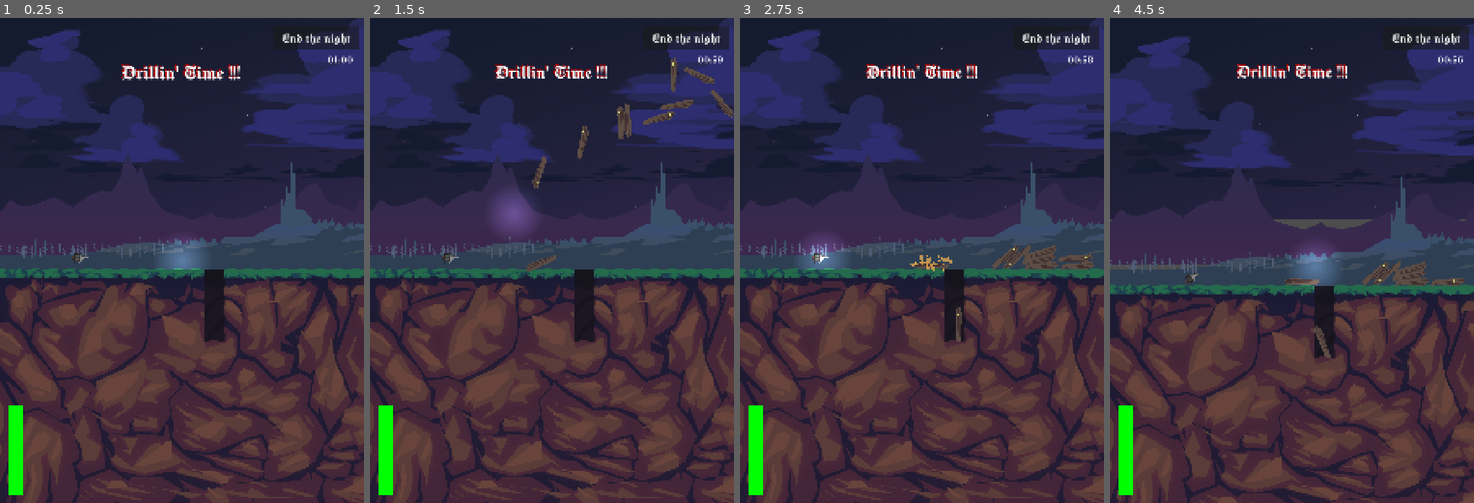
Above: before the commit, frames 1-4 (left to right).
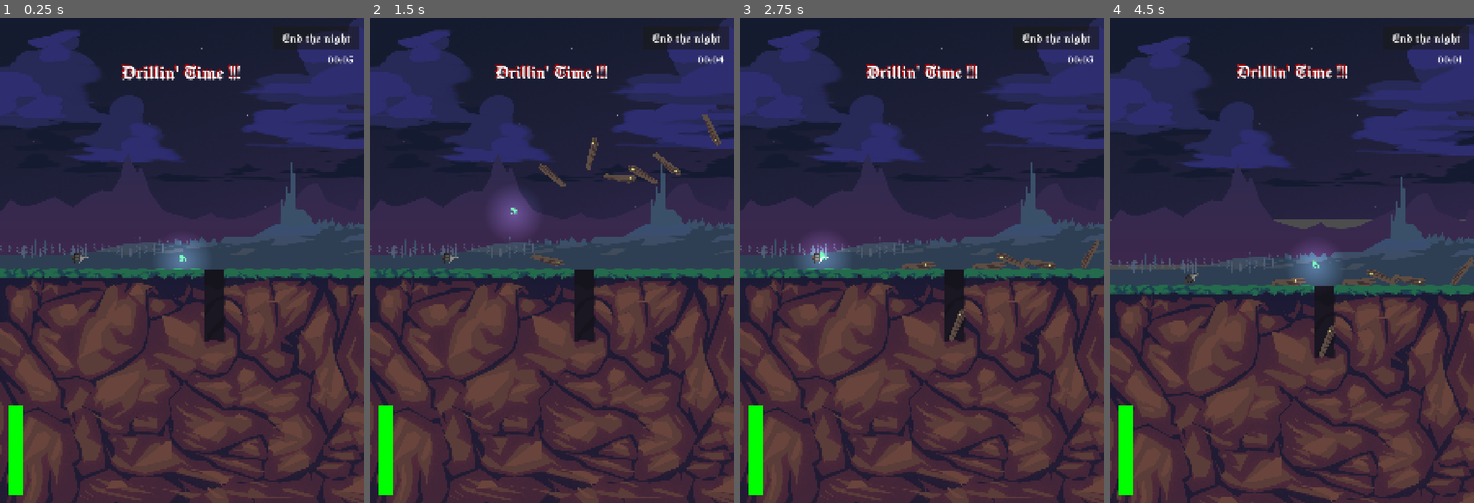
Above: after the commit, the same moments.

Repository: alelouis/ludumdare-57-les5ddp
Game: Godot game, scene res://scenes/test/tilemap_test_scene/tilemap_test.tscn
Same seed, same stepped clock (60 frames per second), same inputs: the game is played once before the commit and once after it. The engine's default icon, where the game draws it, is replaced by a stand-in: a white triangle on a blue panel in a dark square.
Inputs (mouse positions are in pixels of both pictures, inside the frame that each line leads up to):
- Up to frame 1 (0.25 s): no input
- Up to frame 2 (1.5 s): click "End the night" at 0.5 s; tap Enter at 1.25 s; drag from (544, 192) to (453, 255) at 1.27 s
- Up to frame 3 (2.75 s): drag from (954, 304) to (823, 255) at 2.02 s
- Up to frame 4 (4.5 s): move the mouse to (1408, 260) at 2.77 s; hold D 2.78-3.5 s; tap R at 2.85 s; click (1408, 260) at 2.92 s; drag from (1412, 250) to (1182, 187) at 3.52 s; drag from (1375, 265) to (1193, 265) at 4.27 s

The runs differ from the first frame. In frame 1, less than 0.1% of the frame differs, in the area x 49-97%, y 7-51%; in frame 2, 1.8%, in the area x 38-100%, y 7-53%; in frame 3, 1.1%; in frame 4, 1.1%.

Commit message:
Add frog cursor & remake pickable logic

Diff:
--- a/project.godot
+++ b/project.godot
@@ -15,6 +15,11 @@
 config/features=PackedStringArray("4.4", "Forward Plus")
 config/icon="res://icon.svg"
 
+[autoload]
+
+Cursor="*res://scenes/cursor.tscn"
+Phase="*res://scenes/phase.tscn"
+
 [display]
 
 window/size/viewport_width=1620
--- a/scenes/coffin.tscn
+++ b/scenes/coffin.tscn
@@ -1,10 +1,11 @@
-[gd_scene load_steps=9 format=3 uid="uid://cw63fxynmbqj0"]
+[gd_scene load_steps=10 format=3 uid="uid://cw63fxynmbqj0"]
 
 [ext_resource type="Script" uid="uid://cbvaewvc32hgm" path="res://scripts/coffin_physics.gd" id="1_fe18d"]
 [ext_resource type="Script" uid="uid://dhgq0oaw30hwr" path="res://scripts/coffin_data.gd" id="1_o11qi"]
 [ext_resource type="Script" uid="uid://soih78c6e2jf" path="res://scripts/coffin_interaction.gd" id="3_oylmm"]
 [ext_resource type="Texture2D" uid="uid://wh2l82kjqggy" path="res://assets/sprites/coffin.png" id="3_xuegr"]
-[ext_resource type="Script" path="res://scripts/coffin_display.gd" id="4_oghpg"]
+[ext_resource type="Script" uid="uid://fpsyxtmtmuri" path="res://scripts/coffin_display.gd" id="4_oghpg"]
+[ext_resource type="Texture2D" uid="uid://b60i28pbbaxwv" path="res://assets/sprites/main.png" id="6_pw2as"]
 
 [sub_resource type="PhysicsMaterial" id="PhysicsMaterial_oghpg"]
 friction = 0.15
@@ -24,6 +25,7 @@
 [node name="RigidBody2D" type="RigidBody2D" parent="."]
 collision_layer = 8
 collision_mask = 9
+input_pickable = true
 physics_material_override = SubResource("PhysicsMaterial_oghpg")
 can_sleep = false
 script = ExtResource("1_fe18d")
@@ -36,6 +38,13 @@
 scale = Vector2(0.5, 0.5)
 texture = ExtResource("3_xuegr")
 script = ExtResource("4_oghpg")
+
+[node name="Hand" type="Sprite2D" parent="RigidBody2D"]
+position = Vector2(-6, 10)
+scale = Vector2(0.8, 0.8)
+texture = ExtResource("6_pw2as")
+offset = Vector2(8.09, 15.27)
+flip_h = true
 
 [node name="CPUParticles2D" type="CPUParticles2D" parent="."]
 emitting = false
--- /dev/null
+++ b/scenes/cursor.gd
@@ -0,0 +1,34 @@
+extends Node2D
+
+@onready var cursor_sprite = load("res://assets/sprites/cursor.png")
+@onready var hand_sprite = load("res://assets/sprites/main.png")
+
+# Called when the node enters the scene tree for the first time.
+func _ready():
+
+	Input.set_mouse_mode(Input.MOUSE_MODE_HIDDEN)
+	set_cursor_sprite("hand")
+
+func set_cursor_sprite(string):
+	var sprite = null
+	var offset = Vector2(0, 0)
+	if string == "hand":
+		sprite = hand_sprite
+		scale = Vector2(-2, 2)
+		rotation = 0
+		offset = Vector2(0, -15)
+
+	if string == "cursor":
+		sprite = cursor_sprite
+		scale = Vector2(1, 1)
+		offset = Vector2(-50, -15)
+
+	# Set the Sprite2D child's texture
+	var sprite2d = $Sprite2D
+	if sprite2d and sprite:
+		sprite2d.texture = sprite
+		sprite2d.offset = offset
+
+# Called every frame. 'delta' is the elapsed time since the previous frame.
+func _process(delta):
+	global_position = get_global_mouse_position()
--- /dev/null
+++ b/scenes/cursor.tscn
@@ -0,0 +1,13 @@
+[gd_scene load_steps=3 format=3 uid="uid://k82r4l3adc6n"]
+
+[ext_resource type="Script" uid="uid://n23ast0nacje" path="res://scenes/cursor.gd" id="1_s0nli"]
+[ext_resource type="Texture2D" uid="uid://b60i28pbbaxwv" path="res://assets/sprites/main.png" id="2_s0nli"]
+
+[node name="Cursor" type="Node2D"]
+script = ExtResource("1_s0nli")
+
+[node name="Sprite2D" type="Sprite2D" parent="."]
+z_index = 100
+position = Vector2(-1, 1)
+scale = Vector2(0.4, 0.4)
+texture = ExtResource("2_s0nli")
--- /dev/null
+++ b/scenes/phase.gd
@@ -0,0 +1,23 @@
+extends Node2D
+
+var phases = ["drill", "coffin"]
+var current_phase = null
+signal phase_changed(new_phase)
+
+# Called when the node enters the scene tree for the first time.
+func _ready():
+	current_phase = phases[0]
+	print("current phase: ", current_phase)
+	phase_changed.emit(current_phase)
+
+
+# Called every frame. 'delta' is the elapsed time since the previous frame.
+func _process(delta):
+	pass
+
+
+func next_phase():
+	print("next phase")
+	current_phase = phases[(phases.find(current_phase) + 1) % phases.size()]
+	print("current phase: ", current_phase)
+	phase_changed.emit(current_phase)
--- /dev/null
+++ b/scenes/phase.tscn
@@ -0,0 +1,6 @@
+[gd_scene load_steps=2 format=3 uid="uid://cdgfgs001mgbx"]
+
+[ext_resource type="Script" uid="uid://cn4bfd8fecxvm" path="res://scenes/phase.gd" id="1_blum4"]
+
+[node name="Phase" type="Node2D"]
+script = ExtResource("1_blum4")
--- a/scenes/test/tilemap_test_scene/tilemap_test.tscn
+++ b/scenes/test/tilemap_test_scene/tilemap_test.tscn
@@ -101,6 +101,7 @@
 right_bound = 1620.0
 top_bound = -1500.0
 bottom_bound = -1200.0
+spawn_count = 7
 min_angular_velocity = -10.0
 max_angular_velocity = 10.0
 
--- /dev/null
+++ b/scenes/test_scene.gd
@@ -0,0 +1,15 @@
+extends Node2D
+
+@onready var coffin_generator = $CoffinSpawner
+
+# Called when the node enters the scene tree for the first time.
+func _ready():
+	get_tree().create_timer(2.0).timeout.connect(func(): _pickable_coffins())
+
+func _pickable_coffins():
+	coffin_generator.set_pickable_coffins(true)
+
+
+# Called every frame. 'delta' is the elapsed time since the previous frame.
+func _process(delta):
+	pass
--- a/scenes/test_scene.tscn
+++ b/scenes/test_scene.tscn
@@ -1,11 +1,13 @@
-[gd_scene load_steps=3 format=3 uid="uid://5wcq21rkrnk6"]
+[gd_scene load_steps=4 format=3 uid="uid://5wcq21rkrnk6"]
 
 [ext_resource type="PackedScene" uid="uid://cocx0yos7sbyp" path="res://scenes/coffin_spawner.tscn" id="1_g7g4h"]
+[ext_resource type="Script" uid="uid://06le3r7lkc0x" path="res://scenes/test_scene.gd" id="1_j8ivh"]
 
 [sub_resource type="RectangleShape2D" id="RectangleShape2D_g7g4h"]
 size = Vector2(1952, 20)
 
 [node name="TestScene" type="Node2D"]
+script = ExtResource("1_j8ivh")
 
 [node name="CoffinSpawner" parent="." instance=ExtResource("1_g7g4h")]
 left_bound = 0.0
--- a/scenes/timerLabel.gd
+++ b/scenes/timerLabel.gd
@@ -1,6 +1,6 @@
 extends Label
 
-@export var start_time: float = 61.0  # start from 60 seconds
+@export var start_time: float = 6.0  # start from 60 seconds
 @export var count_down: bool = true   # set to false to count up
 @onready var end_button := $"../Button"  # adjust path if needed
 @onready var text_label = $"../RichTextLabel"
@@ -37,6 +37,7 @@
 	text = ""
 	text_label.show_text("The Night is Over !!!")
 	text_label_shadow.show_text("The Night is Over !!!")
+	Phase.next_phase()
 
 func _on_end_pressed():
 	time_left = 0.0
--- a/scripts/coffin_display.gd
+++ b/scripts/coffin_display.gd
@@ -192,7 +192,6 @@
 
 # Public method that can be called from outside to set hover state
 func set_hover(hovered):
-	print("set_hover: ", hovered)
 	if hovered != is_hovered:
 		if hovered:
 			start()
--- a/scripts/coffin_interaction.gd
+++ b/scripts/coffin_interaction.gd
@@ -152,40 +152,41 @@
 		# Make sure tooltip doesn't go off the top of the screen
 
 func _on_mouse_entered():
-	print("collision shape")
 	# Visual feedback
-	if rigidbody:
-		rigidbody.modulate = Color(1.2, 1.2, 1.2)  # Slightly brighter
+	if Phase.current_phase == "coffin":
+		if rigidbody:
+			rigidbody.modulate = Color(1.2, 1.2, 1.2)  # Slightly brighter
 
-	# Activate hover effect on display component
-	if display_component:
-		display_component.set_hover(true)
+		# Activate hover effect on display component
+		if display_component:
+			display_component.set_hover(true)
 
-	# Show tooltip if data is available
-	if coffin_data and tooltip_node:
-		# Get the full text to display
-		var title = coffin_data.get_full_name()
-		var detailed_text = coffin_data.get_detailed_text()
+		# Show tooltip if data is available
+		if coffin_data and tooltip_node:
+			# Get the full text to display
+			var title = coffin_data.get_full_name()
+			var detailed_text = coffin_data.get_detailed_text()
 
-		# Set tooltip text
-		tooltip_node.text = detailed_text
+			# Set tooltip text
+			tooltip_node.text = detailed_text
 
-		# Adjust tooltip size based on number of people
-		var num_people = coffin_data.people.size()
-		tooltip_node.size = Vector2(450, 25 + (num_people * 20))  # Wider tooltip
+			# Adjust tooltip size based on number of people
+			var num_people = coffin_data.people.size()
+			tooltip_node.size = Vector2(450, 25 + (num_people * 20))  # Wider tooltip
 
-		# Show the tooltip
-		tooltip_node.show()
+			# Show the tooltip
+			tooltip_node.show()
 
 func _on_mouse_exited():
 	# Reset visual feedback
-	if rigidbody:
-		rigidbody.modulate = Color(1, 1, 1)  # Normal color
+	if Phase.current_phase == "coffin":
+		if rigidbody:
+			rigidbody.modulate = Color(1, 1, 1)  # Normal color
 
-	if rigidbody:
-		if not rigidbody.dragging:
-			display_component.set_hover(false)
+		if rigidbody:
+			if not rigidbody.dragging:
+				display_component.set_hover(false)
 
-	# Hide tooltip
-	if tooltip_node:
-		tooltip_node.hide()
+		# Hide tooltip
+		if tooltip_node:
+			tooltip_node.hide()
--- a/scripts/coffin_physics.gd
+++ b/scripts/coffin_physics.gd
@@ -1,4 +1,7 @@
 extends RigidBody2D
+
+
+@onready var hand = $Hand
 
 var dragging = false
 var rotate_while_dragging = true
@@ -18,16 +21,19 @@
 
 # Line drawing
 var should_draw_line = false
-var line_color = Color(1, 1, 1, 0.8) # White with some transparency
-var line_width = 10.0
+var line_color = Color(45/255.0, 142/255.0, 70/255.0, 1) # White with some transparency
+var line_width = 5.0
 
 # Line visualization
 var line_node = null
 var canvas_layer = null
 
 func _ready():
+	hand.visible = false
 	# Apply the initial rotation from rotation_start
 	rotation = rotation_start
+
+	input_pickable = true
 
 	# Initialize positions
 	previous_pos = global_position
@@ -50,7 +56,6 @@
 
 func find_display_component():
 	for child in self.get_children():
-		print(child)
 		if child is Sprite2D and child.has_method("set_hover"):
 			return child
 
@@ -59,12 +64,13 @@
 
 func _on_input_event(_viewport, event, _shape_idx):
 	# Handle mouse button events
-	if event is InputEventMouseButton:
+	if event is InputEventMouseButton and Phase.current_phase == "coffin":
 		if event.button_index == MOUSE_BUTTON_LEFT:
 
 			# Start dragging
 			if event.pressed:
 				dragging = true
+				Cursor.set_cursor_sprite("cursor")
 				should_draw_line = true
 				drag_start = get_viewport().get_mouse_position()
 				drag_offset = global_position - drag_start
@@ -85,18 +91,23 @@
 			# Stop dragging when mouse is released anywhere
 			dragging = false
 			should_draw_line = false
+			Cursor.set_cursor_sprite("hand")
 
 			if display_component:
 				display_component.set_hover(false)
 
 			# Hide the line
 			line_node.hide()
+			hand.hide()
+
 
 			# Stop processing global input until next drag
 			set_process_unhandled_input(false)
 
 func _physics_process(delta):
 	if dragging:
+		hand.visible = true
+		hand.position = click_position
 		var mouse_pos = get_global_mouse_position()
 
 		if rotate_while_dragging:
@@ -138,8 +149,13 @@
 	# Update the line position
 	if should_draw_line:
 		var world_click_pos = get_viewport().get_screen_transform() * get_global_transform_with_canvas() * click_position
+		var mouse_pos = get_viewport().get_mouse_position()
 
-		var mouse_pos = get_viewport().get_mouse_position()
+		# Calculate and set the hand rotation to face the mouse
+		var direction = (mouse_pos - world_click_pos).normalized()
+		var angle = atan2(direction.y, direction.x)
+		# Adjust the angle by 90 degrees (PI/2) if the hand needs to point along the direction
+		hand.rotation = angle - rotation + PI/2
 
 		# Update line points
 		line_node.clear_points()
--- a/scripts/drill_fuel.gd
+++ b/scripts/drill_fuel.gd
@@ -9,8 +9,6 @@
 
 func _ready():
 	update_bar()
-	coffin_generator.set_pickable_coffins(false)
-
 
 func drain(amount: float):
 	current_fuel = clamp(current_fuel - amount * delta, 0.0, max_fuel)
@@ -33,6 +31,6 @@
 	else:
 		color = Color(1.0, 0.0, 0.0)  # Red
 	if(current_fuel == 0.0):
-		coffin_generator.set_pickable_coffins(true)
+		Phase.next_phase()
 		text_label.show_text("Coffin' Time !!!")
 		text_label_shadow.show_text("Coffin' Time !!!")
--- a/scripts/spawn_area.gd
+++ b/scripts/spawn_area.gd
@@ -12,8 +12,8 @@
 @export var spawn_count: int = 1
 
 # Spawn timing and physics settings
-@export var min_spawn_delay: float = 0.1  # Minimum delay between spawns in seconds
-@export var max_spawn_delay: float = 0.5  # Maximum delay between spawns in seconds
+@export var min_spawn_delay: float = 0.0  # Minimum delay between spawns in seconds
+@export var max_spawn_delay: float = 0.2  # Maximum delay between spawns in seconds
 @export var min_angular_velocity: float = -1.0  # Minimum initial angular velocity
 @export var max_angular_velocity: float = 1.0   # Maximum initial angular velocity
 
@@ -82,9 +82,6 @@
 		var name1 = coffin_data1.get_full_name()
 		var name2 = coffin_data2.get_full_name()
 
-		# Print collision message
-		print(name1 + " collided with " + name2)
-
 		# Check if they share the same last name
 		var can_merge = false
 
@@ -156,8 +153,6 @@
 				# Find and update the sprite using the new coffin_display component
 				update_coffin_sprite(merged_coffin)
 
-				print("Created merged family coffin with " + str(merged_data.people.size()) + " people")
-
 			# Add to the scene
 			add_child(merged_coffin)
 			merged_coffin.get_node("CPUParticles2D").emitting = true
@@ -166,7 +161,6 @@
 			remove_coffin(coffin1)
 			remove_coffin(coffin2)
 
-			print("Original coffins removed after merging")
 
 # Remove a coffin and update tracking
 func remove_coffin(coffin_body):
@@ -370,11 +364,3 @@
 				return grandchild
 
 	return null
-
-
-func set_pickable_coffins(pickable: bool):
-	# Find all RigidBody2D nodes (coffins) in children
-	for child in get_children():
-		var rigidbody = find_rigidbody_child(child)
-		if(rigidbody != null):
-			rigidbody.input_pickable = pickable
Not shown, added: assets/sprites/bras.png.import
Not shown, added: assets/sprites/cursor.png.import
Not shown, added: assets/sprites/drill_fr1.png.import
Not shown, added: assets/sprites/drill_fr2.png.import
Not shown, added: assets/sprites/drill_fr3.png.import
Not shown, added: assets/sprites/drill_fr4.png.import
Not shown, added: assets/sprites/drill_idle.png.import
Not shown, added: assets/sprites/main.png.import
Not shown: 1 places in scenes/canvas_layer.tscn that only renumber resources
Not shown: 1 places in scenes/coffin_spawner.tscn that only renumber resources
Not shown, added: scenes/cursor.gd.uid
Not shown, added: scenes/phase.gd.uid
(and 2 more such lines)
